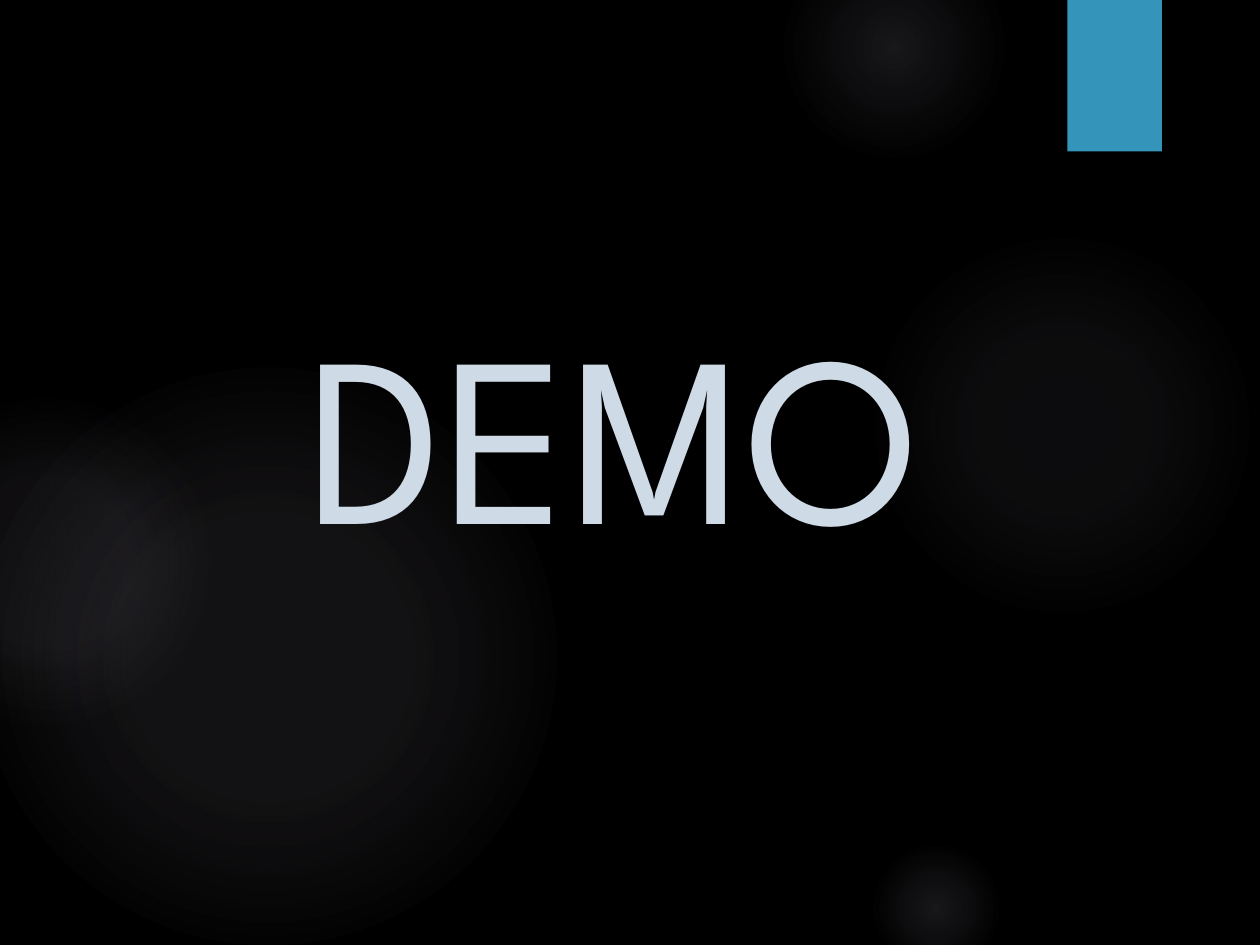
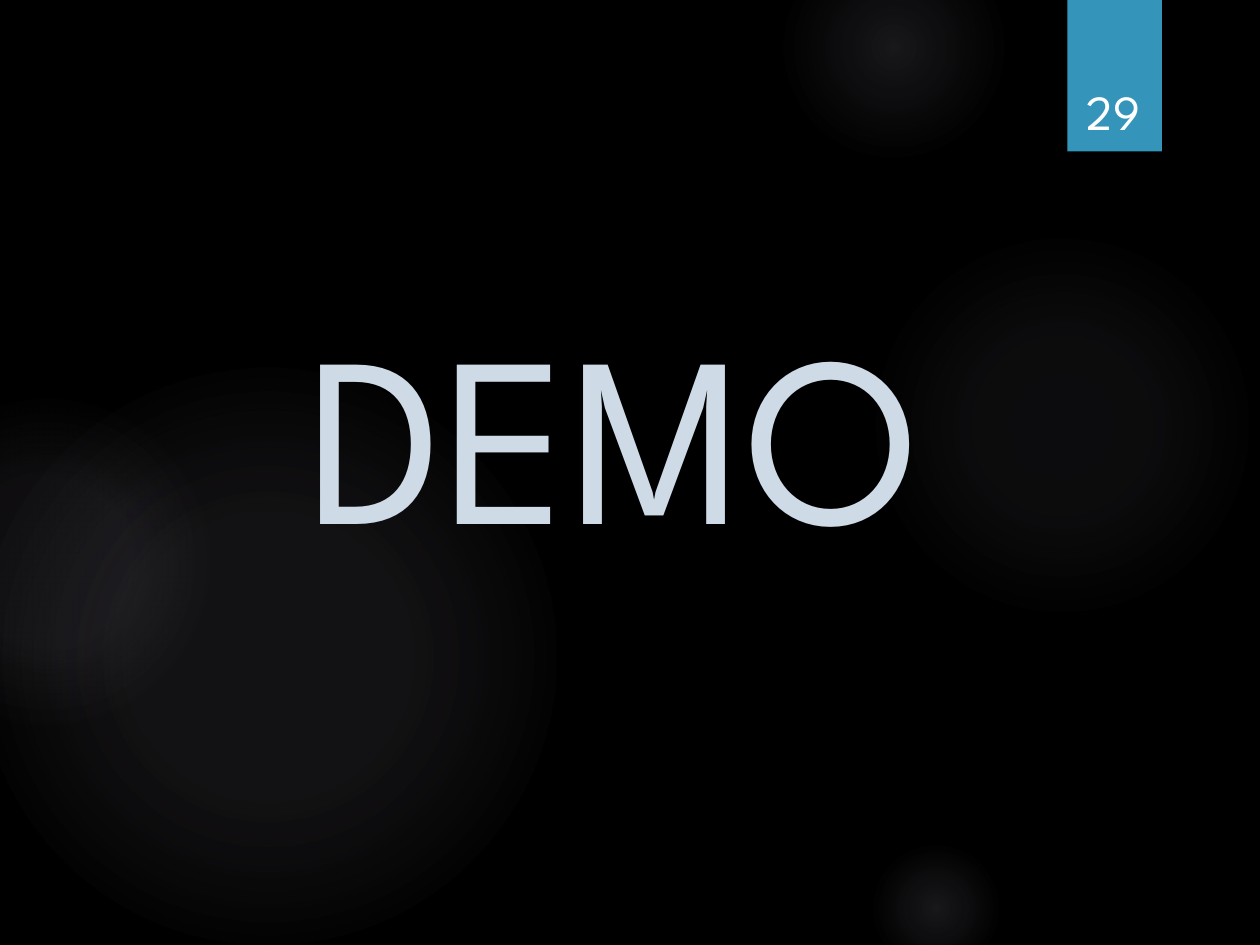
Before and after one commit to exopsRamba/Twitter-Analytics, a slide deck: slide 29 of Software Engineering.pptx (slide 28 before the commit). Drawn at 1260x945 pixels with LibreOffice and Linux fonts; fonts in the diff are those of the drawing; background and template pictures are left out. Boxes give left, top, right and bottom in pixels: in the first picture for what was removed or moved away, otherwise in the second. Text is boxed around its words. In the diff, an @@ line names an element or a change of style, - is before the commit and + after.

```diff
--- a/Software Engineering.pptx
+++ b/Software Engineering.pptx
@@ page number added at (x1=1087, y1=97, x2=1140, y2=130), 28 pt, text #FFFFFF @@
+29
```
Also in this commit, not shown: 26 other slides changed, 1 slide added.
